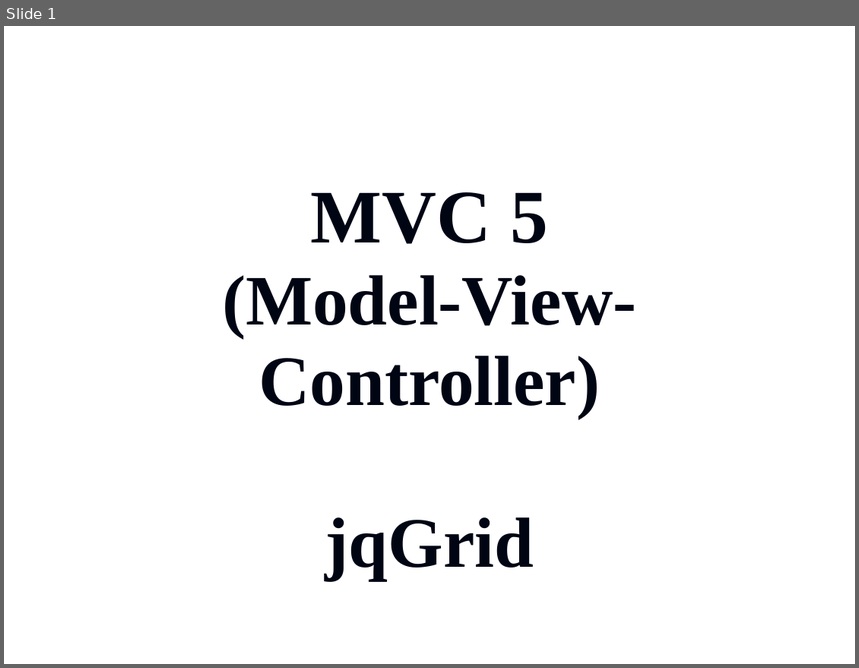
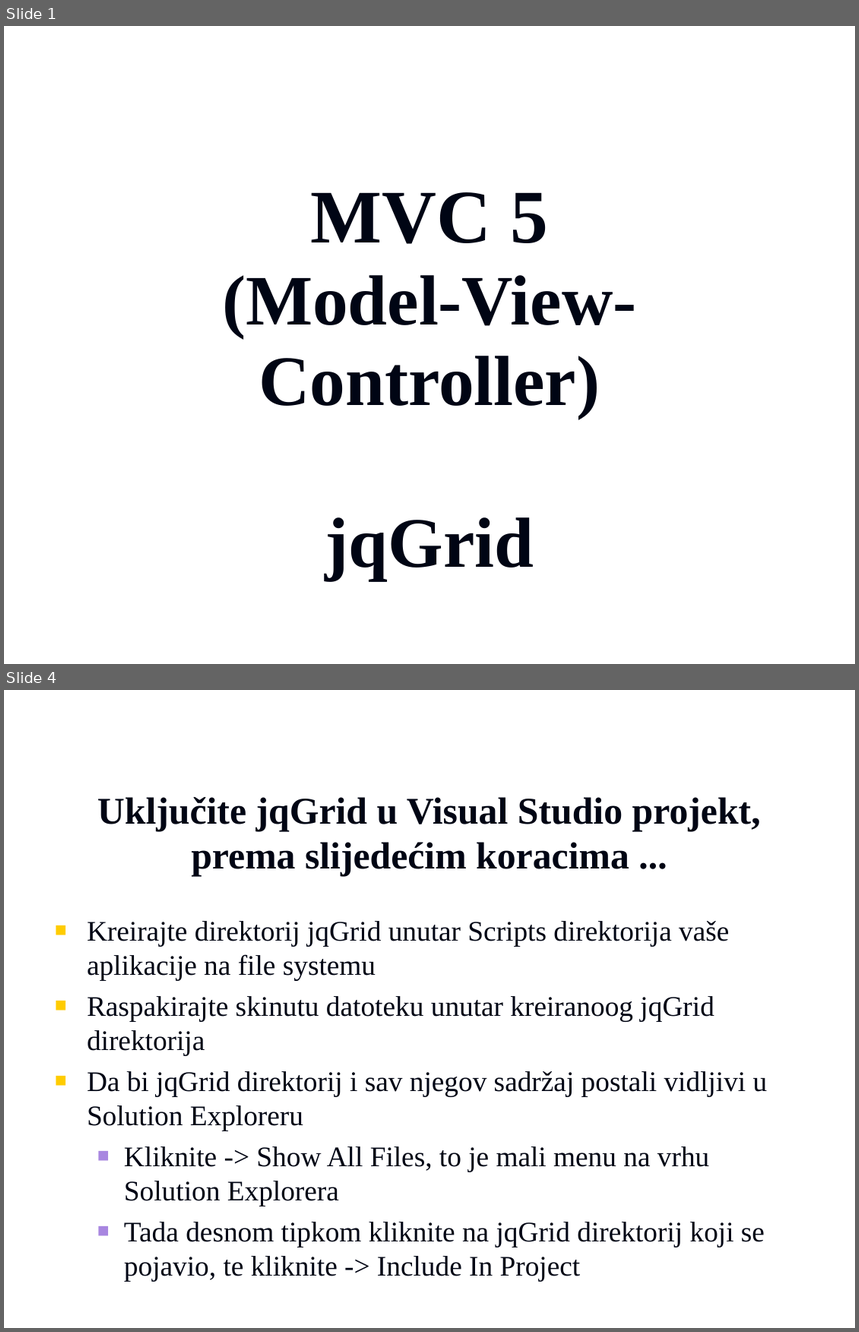
Before and after one commit to vzdesic/PZI, a slide deck: PPTs/18 MVC jqgrid.ppt. Shown one above the other, each under a label of ours: slide 1 before the commit, slides 1 and 4 after it; the slides between them are not shown. The pictures are 859x668 and 859x1332 pixels, drawn with LibreOffice and Linux fonts; fonts in the diff are those of the drawing; background and template pictures are left out. Boxes give left, top, right and bottom in pixels: in the first picture for what was removed or moved away, otherwise in the second. Text is boxed around its words. In the diff, an @@ line names an element or a change of style, - is before the commit and + after.

Commit message:
Zadnje promjene na sadržaju prezentacija.
vzdesic

```diff
--- a/PPTs/18 MVC jqgrid.ppt
+++ b/PPTs/18 MVC jqgrid.ppt
@@ slide 4 added at [4,690,855,1328], background picture (left out) @@
@@ title added at [97,797,761,877], 32 pt, text #000514, bold @@
+Uključite jqGrid u Visual Studio projekt, prema slijedećim koracima ...
@@ text added at [87,921,768,1281], 24 pt, text #000514 @@
+■ Kreirajte direktorij jqGrid unutar Scripts direktorija vaše aplikacije na file systemu
+■ Raspakirajte skinutu datoteku unutar kreiranoog jqGrid direktorija
+■ Da bi jqGrid direktorij i sav njegov sadržaj postali vidljivi u Solution Exploreru
+  ■ Kliknite -> Show All Files, to je mali menu na vrhu Solution Explorera
+  ■ Tada desnom tipkom kliknite na jqGrid direktorij koji se pojavio, te kliknite -> Include In Project
```
Also in this commit, not shown: 9 other slides added, 1 slide removed, 7 other files.
